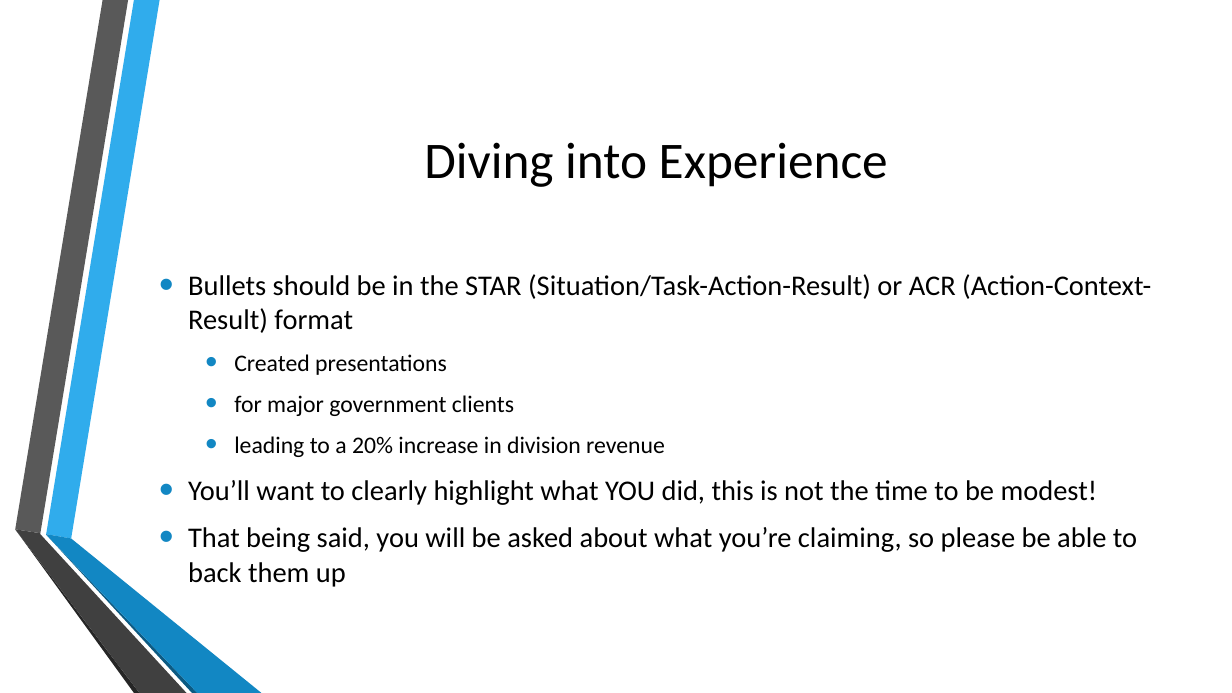
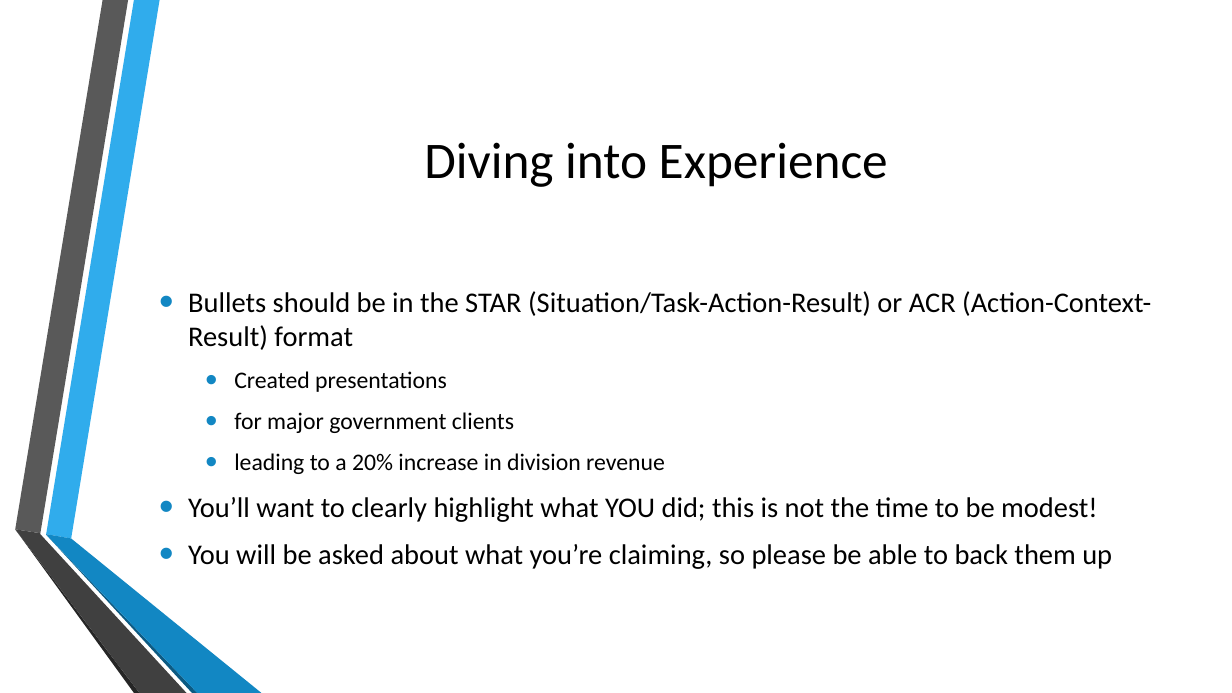
Before and after one commit to prakitmohal/presentations, a slide deck: slide 13 of Resumes 101.pptx. Drawn at 1232x693 pixels with LibreOffice and Linux fonts; fonts in the diff are those of the drawing; background and template pictures are left out. Boxes give left, top, right and bottom in pixels: in the first picture for what was removed or moved away, otherwise in the second. Text is boxed around its words. In the diff, an @@ line names an element or a change of style, - is before the commit and + after.

```diff
--- a/Resumes 101.pptx
+++ b/Resumes 101.pptx
@@ text at (188,497,1112,569): text changed @@
-• You’ll want to clearly highlight what YOU did, this is not the time to be modest!
-• That being said, you will be asked about what you’re claiming, so please be able to back them up
+• You’ll want to clearly highlight what YOU did; this is not the time to be modest!
+• You will be asked about what you’re claiming, so please be able to back them up
```
Also in this commit, not shown: 15 other slides changed, 1 slide added, 1 other file.
